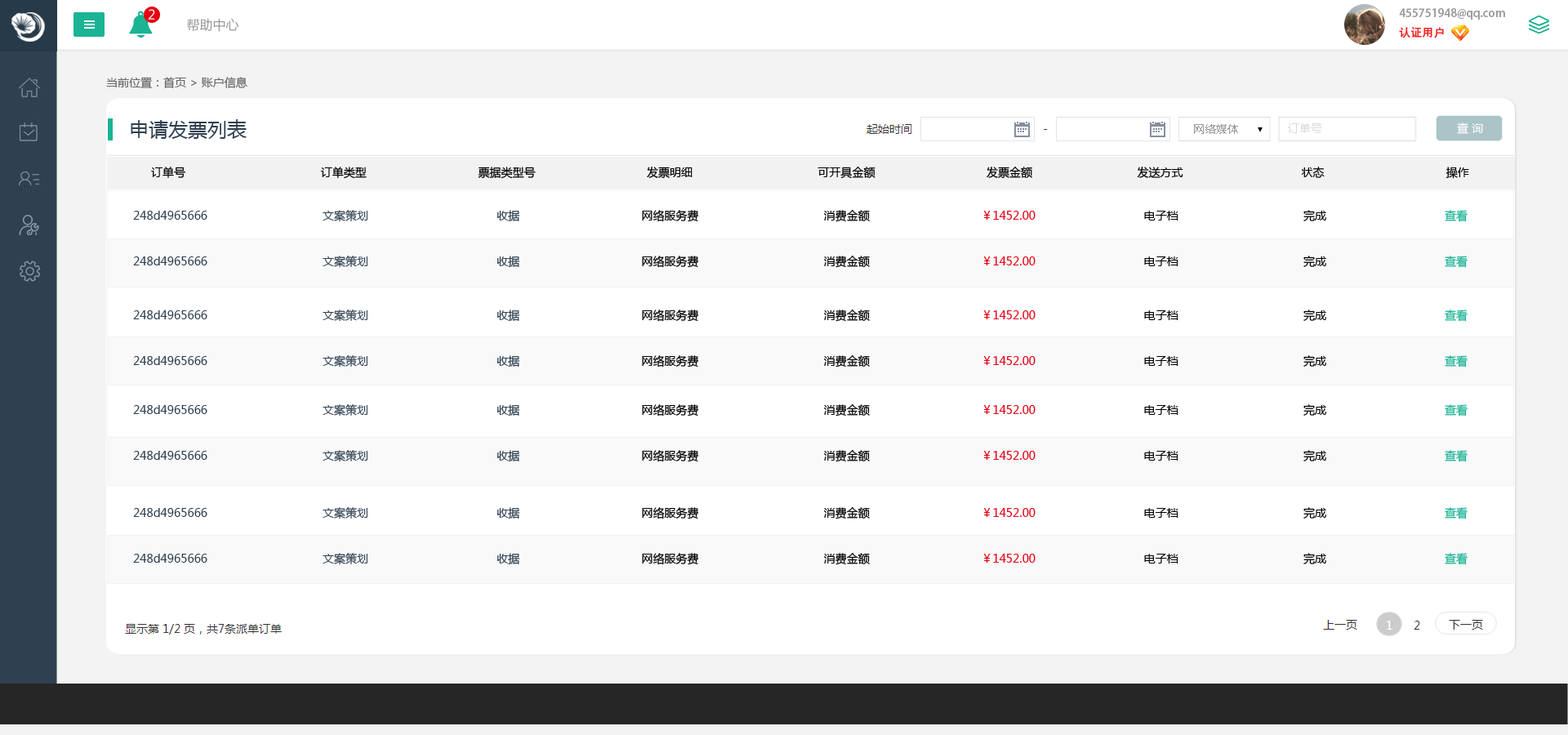
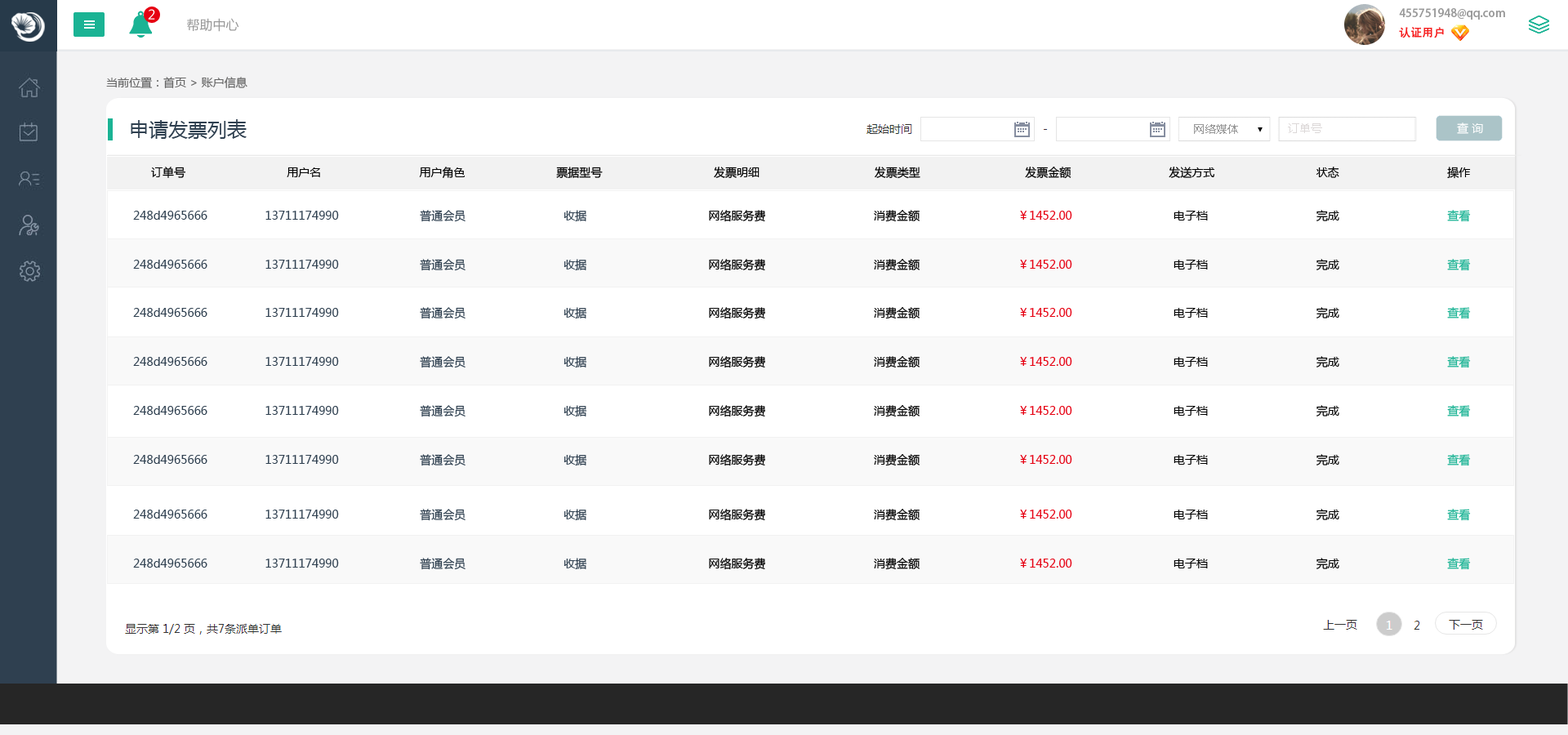
Two versions of the same layered image (1568 x 735). Layer-by-layer changes:
renamed "248d4965666 文案策划 副本 7" to "248d4965666 13711174990 副本 7", painted on it over box(133, 552, 1471, 571)
renamed "248d4965666 文案策划 副本 6" to "248d4965666 13711174990 副本 6", painted on it over box(133, 507, 1471, 522)
renamed "248d4965666 文案策划 副本 5" to "248d4965666 13711174990 副本 5", painted on it over box(133, 449, 1471, 467)
renamed "248d4965666 文案策划 副本 4" to "248d4965666 13711174990 副本 4", painted on it over box(133, 404, 1471, 418)
renamed "248d4965666 文案策划 副本 3" to "248d4965666 13711174990 副本 3", painted on it over box(133, 355, 1471, 369)
renamed "248d4965666 文案策划 副本 2" to "248d4965666 13711174990 副本 2", painted on it over box(133, 307, 1471, 322)
renamed "248d4965666 文案策划 副本" to "248d4965666 13711174990 副本", painted on it over box(133, 255, 1471, 272)
renamed "248d4965666 文案策划" to "248d4965666 13711174990", painted on it over box(265, 209, 1471, 223)
renamed "订单号 订单类型" to "订单号 用户名", painted on it over box(286, 166, 1471, 179)
